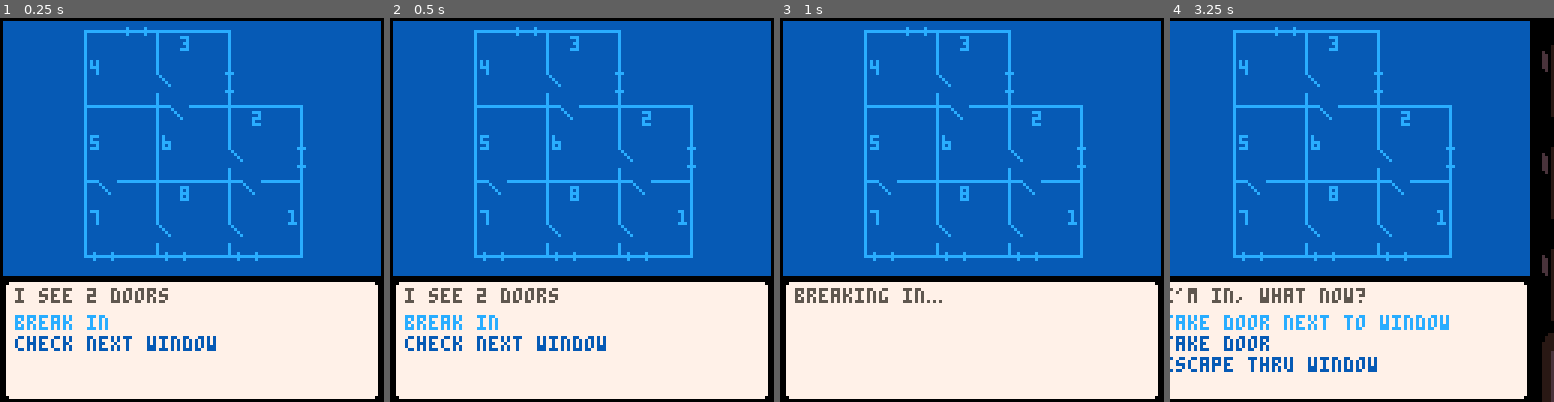
Above: before the commit, frames 1-4 (left to right).
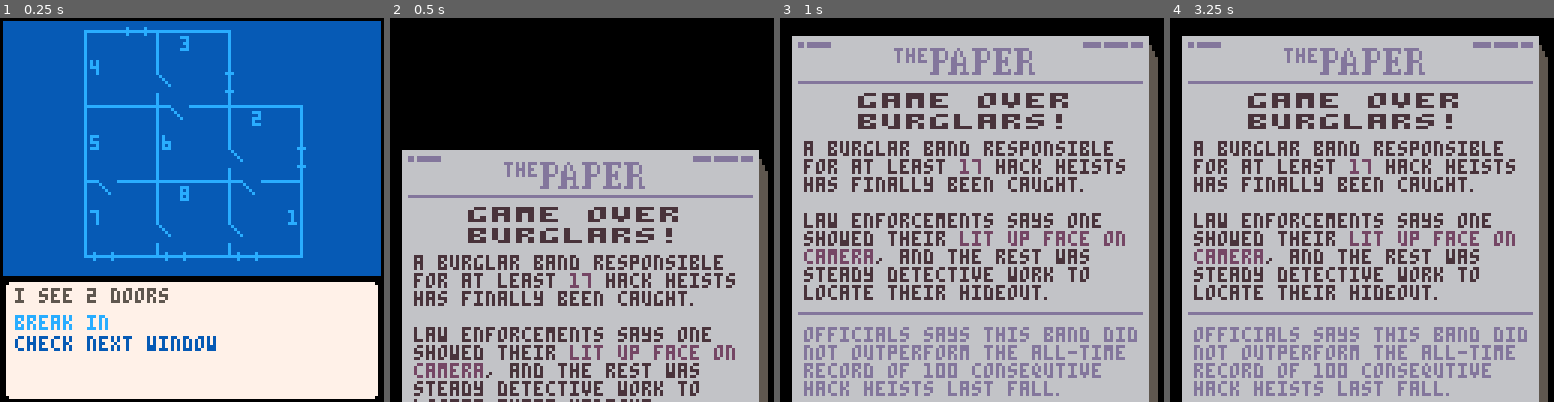
Above: after the commit, the same moments.

Repository: ironchestgames/pico-8-carts
Game: PICO-8 cartridge hackheist.p8
Same seed, same stepped clock (60 frames per second), same inputs: the game is played once before the commit and once after it.
Inputs:
- Up to frame 1 (0.25 s): no input
- Up to frame 2 (0.5 s): tap X (X key) at 0.33 s
- Up to frame 3 (1 s): tap O (Z key) at 0.7 s
- Up to frame 4 (3.25 s): tap X (X key) at 1.07, 1.85, 2.97 s; hold Right 1.6-2.1 s; tap O (Z key) every 0.4 s from 1.7 to 2.9 s; hold Up 2.15-2.42 s; hold Right 2.47-3.03 s; hold Left from 3.08 s (still down)

Frame 1 is identical in both runs. In frame 2, 97% of the frame differs, in the area x 0-100%, y 0-100%; in frame 3, 97%; in frame 4, 98%.

Commit message:
hackheist - add paper

Diff:
--- a/hackheist.p8
+++ b/hackheist.p8
@@ -15,15 +15,18 @@
 poke(0x5603,0)    -- draw x offset
 poke(0x5604,0)    -- draw y offset
 
--- custom font 0x80 (computer caret)
+-- custom font 0x80*8+0x5600 (computer caret)
 poke(0x80*8+0x5600,7)
 poke(0x80*8+0x5601,7)
 poke(0x80*8+0x5602,7)
 poke(0x80*8+0x5603,7)
 poke(0x80*8+0x5604,7)
 
--- custom font 0x90 (better ellipsis)
+-- custom font 0x90*8+0x5604 (better ellipsis)
 poke(0x90*8+0x5604,21)
+
+-- custom font 0x2e*8+0x5604 (better punctuation dot)
+poke(0x2e*8+0x5604,1)
 
 function flrrnd(n)
  return flr(rnd(n))
@@ -49,6 +52,16 @@
  local dx,dy=(x2-x1)*0.1,(y2-y1)*0.1
  return sqrt(dx*dx+dy*dy)*10
 end
+
+-- set palette
+pal(15,140,1) -- light-peach -> true-blue
+pal(9,133,1) -- orange -> darker-grey
+pal(4,128,1) -- brown -> brownish-black
+pal(2,141,1) -- dark-purple -> mauve
+pal(1,129,1) -- dark-blue -> darker-blue
+
+palt(0,false)
+palt(14,true)
 
 windows={}
 rooms={}
@@ -283,7 +296,8 @@
      if _obj.typ == nil and rnd() < 0.5 then
       _room.objs[_j]={
        typ='computer',
-       xoff=2, yoff=3,
+       xoff=_pos[_j].x,
+       yoff=_pos[_j].y,
        loot={ 'cute cat pictures', worth=5 },
       }
       _computercount+=1
@@ -579,7 +593,7 @@
      if _prevobj.typ == 'door' then
       _str='take door next to other door'
       if _prevobj.leadsto == partnerprevroomid then
-       _str='take door next to previous room'
+       _str='take door next to prev room'
       end
      end
     elseif _nextobj and _nextobj.typ and _nextobj.typ != 'camera' and _prevobj.typ != 'nexttocamera' then
@@ -587,13 +601,13 @@
      if _nextobj.typ == 'door' then
       _str='take door next to other door'
       if _nextobj.leadsto == partnerprevroomid then
-       _str='take door next to previous room'
+       _str='take door next to prev room'
       end
      end
     end
 
     if partnerprevroomid == _obj.leadsto then
-     _str='take door to previous room'
+     _str='take door to prev room'
     end
 
 
@@ -718,7 +732,9 @@
  end
 
  if btnp(5) then
-  debug(cursels[screensel])
+  -- debug(cursels[screensel])
+  initpaper()
+  return
  end
 
  -- update camera
@@ -864,14 +880,6 @@
 
 end
 
-
-pal(15,140,1) -- light-peach -> true-blue
-pal(9,133,1) -- orange -> darker-grey
-pal(4,128,1) -- brown -> brownish-black
-pal(2,141,1) -- dark-purple -> mauve
-pal(1,129,1) -- dark-blue -> darker-blue
-palt(0,false)
-palt(14,true) -- pink -> transparent
 
 function _draw()
  cls(0)
@@ -947,8 +955,8 @@
     local _obj=_room.objs[_j]
     local _horiz=-flr(-(_j/2))%2 == 0
 
-    if _obj.located then
-     print('$',_x+_obj.xoff,_y+_obj.yoff,7)
+    if _obj.located and _obj.loot then
+     sspr(24,0,3,6,_x+11,_y+9)
 
     elseif _obj.typ == 'camera' then
      print(_obj.id,_x+_obj.xoff,_y+_obj.yoff,12)
@@ -1057,25 +1065,39 @@
     end
 
     if _room.id == partnerroomid then
-     local _px=_x-3+4
-     local _py=_y-11+7
-     local _xoff=(partnerxoff/roomw)*30
-     local _yoff=(partneryoff/roomh)*23
+     local _cw=37
+     local _ch=30
+     local _rw=_room.w
+     local _rh=_room.h
+     local _xoff,_yoff
      if _cami == 1 or _cami == 2 then
-      _px+=_yoff
-      _py+=_xoff
+      _xoff=partneryoff/_rh
+      _yoff=(_rw-partneryoff)/_rw
      elseif _cami == 3 or _cami == 4 then
-      _px+=30-_xoff
-      _py+=23-_yoff
+      _xoff=(_rw-partnerxoff)/_rw
+      _yoff=(_rh-partneryoff)/_rh
      elseif _cami == 5 or _cami == 6 then
-      _px+=30-_yoff
-      _py+=23-_xoff
+      _xoff=(_rh-partneryoff)/_rh
+      _yoff=partnerxoff/_rw
      elseif _cami == 7 or _cami == 8 then
-      _px+=_xoff
-      _py+=_yoff
+      _xoff=partnerxoff/_rw
+      _yoff=partneryoff/_rh
      end
 
+     local _px=_x+_xoff*_cw
+     local _py=_y+_yoff*_ch
+
+     -- todo: add padding
+     -- local _px=_x-3+4
+     -- local _py=_y-11+7
+
      sspr(7,_room.islit and 45 or 56,7,11,_px,_py)
+
+     if _debug then
+      rect(_x-127,_y,_x+37-127,_y+30,_room.islit and 2 or 4)
+      sspr(7,_room.islit and 45 or 56,7,11,_px-127,_py)
+
+     end
     end
 
    else
@@ -1113,131 +1135,187 @@
 end
 
 
-…(128 lines of a section not shown)…
+-- the paper
+dot='\014\x2e\015'
+papertitle1='game over'
+papertitle2='burglars!'
+_article1pt2='\f9law enforcements says one\nshowed their \f2lit up face on\ncamera\f9, and the rest was\nsteady detective work to\nlocate their hideout'..dot
+paperarticle1='\f9a burglar band responsible\nfor at least \f2'..tostr(17)..'\f9 hack heists\nhas finally been caught'..dot..'\n\n'.._article1pt2
+paperarticle2='\fdofficials says this band did\nnot outperform the all-time\nrecord of '..tostr(100)..' consequtive\nhack heists last fall'..dot
+
+function initpaper()
+ camera(0,-128)
+ local _camendy=-128
+ _update60=function()
+   -- update camera
+  if abs(_camendy) > 0 then
+   _camendy-=_camendy/8
+   camera(0,_camendy)
+  end
+
+  if btnp(4) or btnp(5) then
+   camera(0,0)
+   -- initheist()
+  end
+ end
+ _draw=function()
+  cls(0)
+  rectfill(4,5,122,127,6)
+
+  line(123,8,123,127,5)
+  line(124,10,124,127,5)
+  line(125,12,125,127,5)
+
+  rectfill(6,7,7,8,13)
+  rectfill(9,7,16,8,13)
+  rectfill(101,7,106,8,13)
+  rectfill(108,7,115,8,13)
+  rectfill(117,7,120,8,13)
+
+  print('\fdthe',38,9)
+  sspr(68,58,35,9,50,9)
+
+  line(6,20,120,20,13)
+
+  print('\^w\f9'..papertitle1,62-#papertitle1*8/2,24)
+  print('\^w\f9'..papertitle2,62-#papertitle2*8/2,31)
+
+  print(paperarticle1,8,40)
+
+  line(6,97,120,97,13)
+
+  print(paperarticle2,8,102)
+ end
+end
+
+-- _init=initpaper
+…(130 lines of a section not shown)…
Not shown, changed: 48 lines of the sprite sheet (__gfx__) section of hackheist.p8
